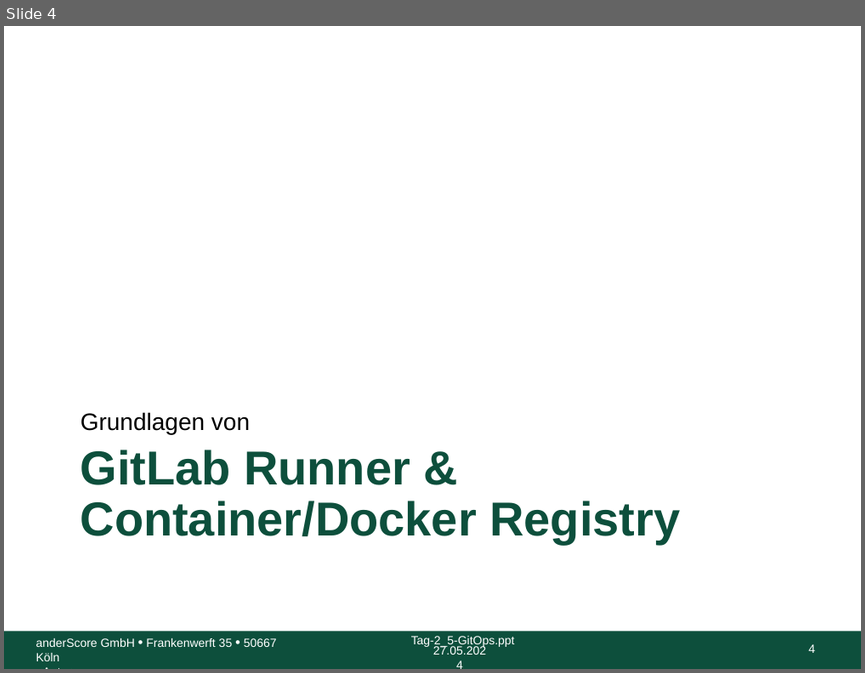
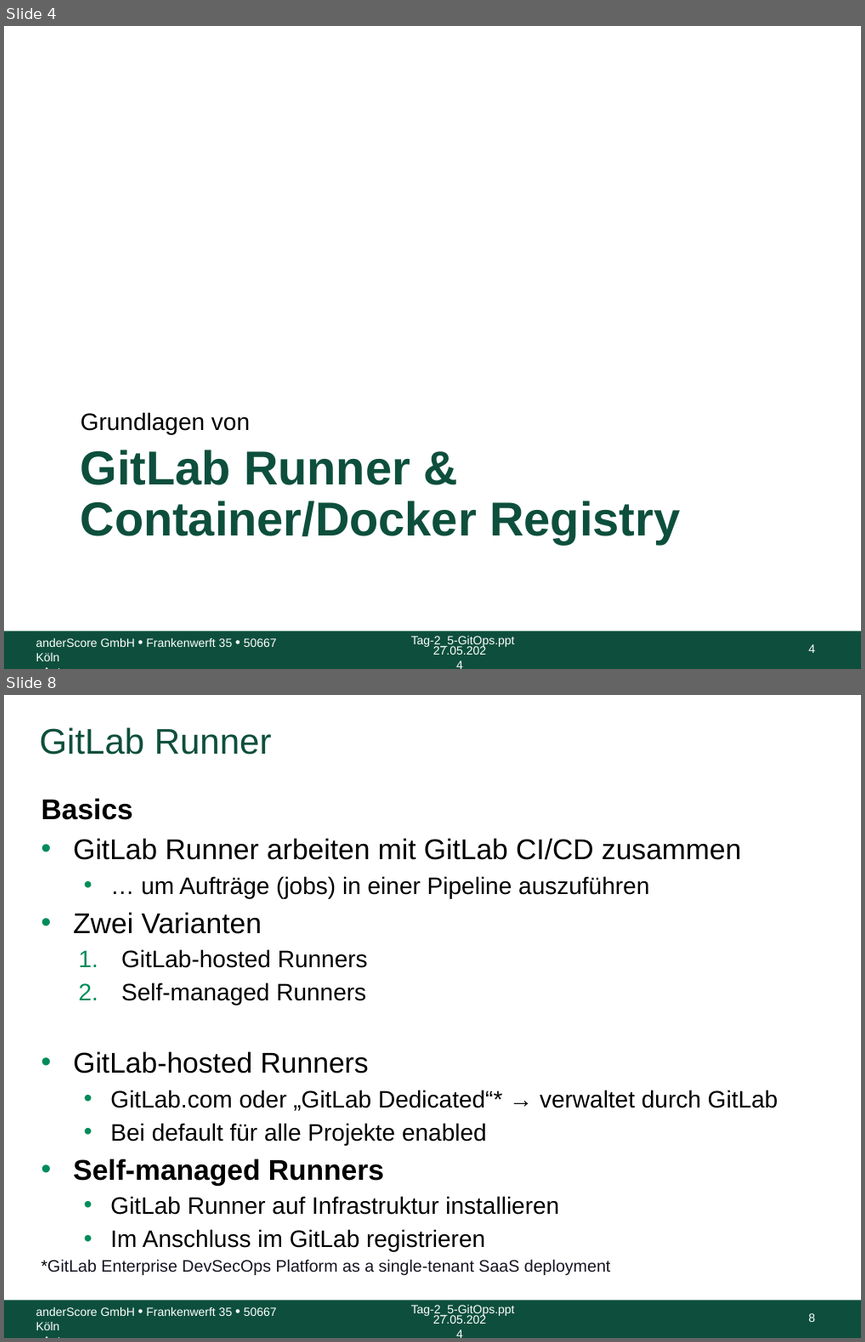
Before and after one commit to anderscore-gmbh/gitlab, a slide deck: slides/Tag-3_2-GitLab-Runner-Container-Registry.pptx. Shown one above the other, each under a label of ours: slide 4 before the commit, slides 4 and 8 after it; the slides between them are not shown. The pictures are 865x673 and 865x1342 pixels, drawn with LibreOffice and Linux fonts; fonts in the diff are those of the drawing; background and template pictures are left out. Boxes give left, top, right and bottom in pixels: in the first picture for what was removed or moved away, otherwise in the second. Text is boxed around its words. In the diff, an @@ line names an element or a change of style, - is before the commit and + after.

```diff
--- a/slides/Tag-3_2-GitLab-Runner-Container-Registry.pptx
+++ b/slides/Tag-3_2-GitLab-Runner-Container-Registry.pptx
@@ slide 8 added at (4,695,861,1338), background #FFFFFF; not listed: 5 template elements that a slide beside it also shows @@
@@ title added at (40,727,272,755), 30 pt, text #0D4F3C @@
+GitLab Runner
@@ text added at (41,798,778,1275), 20 pt, text #000000 @@
+Basics
+• GitLab Runner arbeiten mit GitLab CI/CD zusammen
+  • … um Aufträge (jobs) in einer Pipeline auszuführen
+• Zwei Varianten
+  1. GitLab-hosted Runners
+  2. Self-managed Runners
+• GitLab-hosted Runners
+  • GitLab.com oder „GitLab Dedicated“* → verwaltet durch GitLab
+  • Bei default für alle Projekte enabled
+• Self-managed Runners
+  • GitLab Runner auf Infrastruktur installieren
+  • Im Anschluss im GitLab registrieren
+*GitLab Enterprise DevSecOps Platform as a single-tenant SaaS deployment
```
Also in this commit, not shown: 1 slide changed, 13 other slides added, 1 slide removed, 10 other files.
